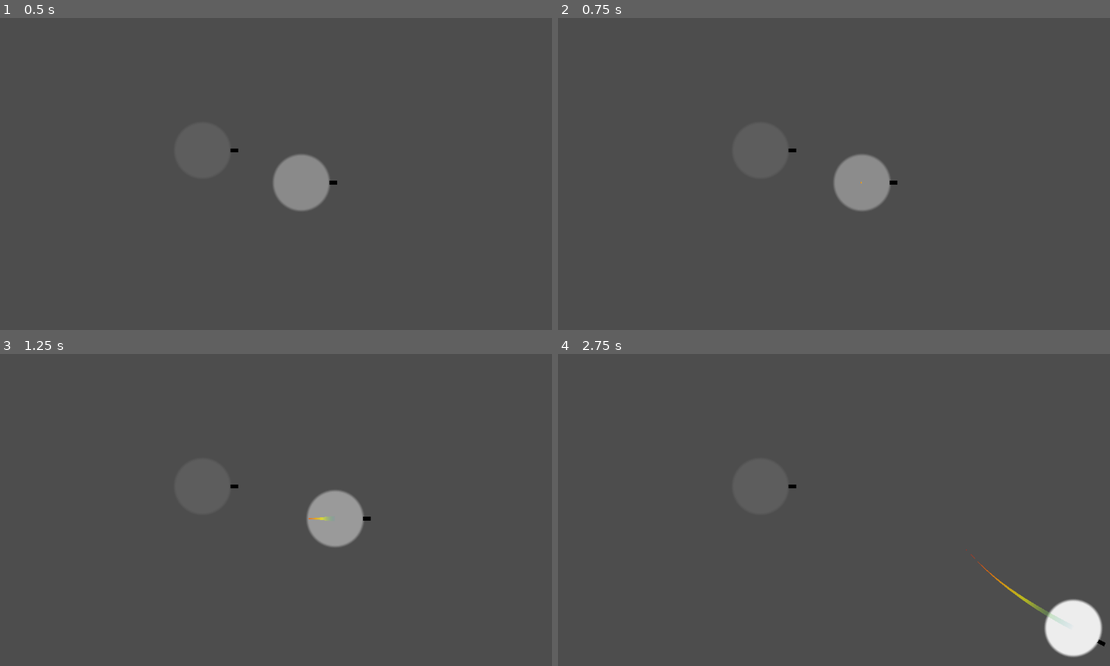
Above: before the commit, frames 1-4 (two rows, left to right).
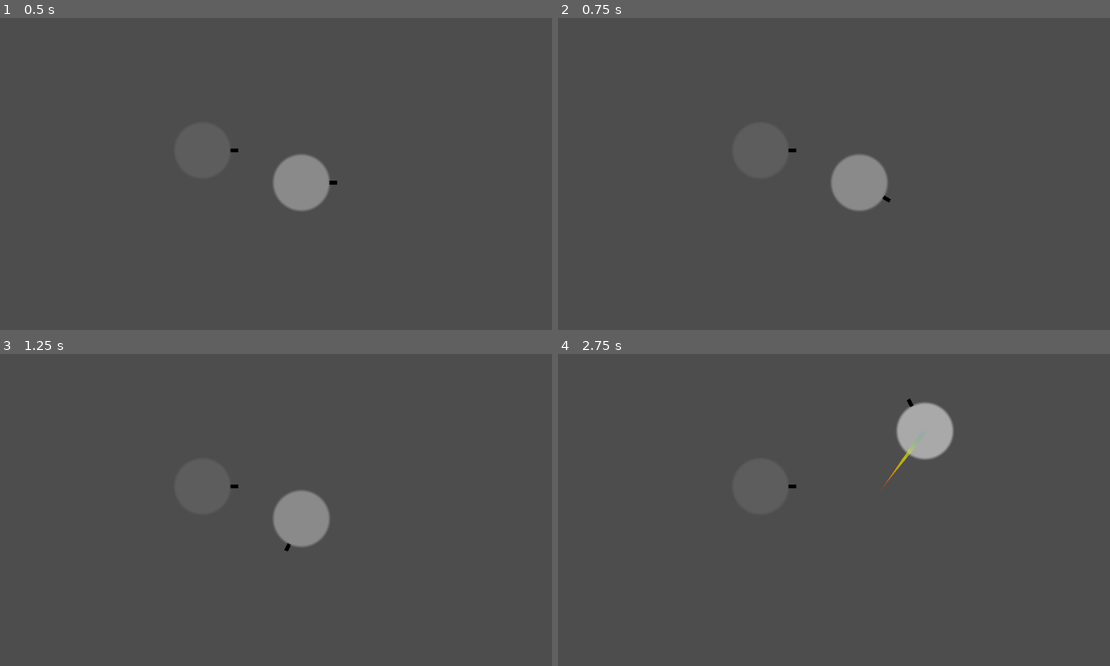
Above: after the commit, the same moments.

Repository: Samuel999785/proyecto-para-aprender-godot
Game: Godot game, scene res://scenes/juego.tscn
Same seed, same stepped clock (60 frames per second), same inputs: the game is played once before the commit and once after it.
Inputs:
- Up to frame 1 (0.5 s): no input
- Up to frame 2 (0.75 s): tap Enter at 0.5 s; hold D (move_right) from 0.53 s (still down)
- Up to frame 3 (1.25 s): keep holding D (move_right)
- Up to frame 4 (2.75 s): release D (move_right) at 1.28 s; hold S (move_down) 1.28-2.03 s; hold D (move_right) from 2.03 s (still down)

Frame 1 is identical in both runs. In frame 2, 0.2% of the frame differs, in the area x 49-62%, y 44-62%; in frame 3, 2.2%; in frame 4, 3.3%, in the area x 57-100%, y 14-98%.

Commit message:
control de giro intuitivo

Diff:
--- a/scenes/pelota.gd
+++ b/scenes/pelota.gd
@@ -2,6 +2,7 @@
 
 # Fuerza de movimiento
 @export var fuerza: float = 500.0
+@export var velocidad_giro: float = 3.0  # Ajusta este valor si gira muy rápido o muy lento
 
 # Nombres de las acciones en el Input Map
 @export var accion_arriba: String = "move_up"
@@ -31,27 +32,28 @@
 		linea_rastro.top_level = true
 		linea_rastro.clear_points()
 
-func _physics_process(_delta):
-	# --- MOVIMIENTO ---
-	var direccion = Vector2.ZERO
+func _physics_process(delta):
+	# --- 1. ROTACIÓN (Usando velocidad angular para la física) ---
+	var rotacion_input = 0.0
+	if Input.is_action_pressed(accion_derecha):
+		rotacion_input += 1.0
+	if Input.is_action_pressed(accion_izquierda):
+		rotacion_input -= 1.0
 
-	if Input.is_action_pressed(accion_derecha):
-		direccion.x += 1
-	if Input.is_action_pressed(accion_izquierda):
-		direccion.x -= 1
+	# Aplicamos velocidad angular directamente (en radianes por segundo)
+	# Esto permite que la física mantenga el ángulo actual cuando sueltas el botón
+	angular_velocity = rotacion_input * velocidad_giro
+
+	# --- 2. AVANCE Y RETROCESO ---
+	var avance_input = 0.0
+	if Input.is_action_pressed(accion_arriba):
+		avance_input += 1.0
 	if Input.is_action_pressed(accion_abajo):
-		direccion.y += 1
-	if Input.is_action_pressed(accion_arriba):
-		direccion.y -= 1
+		avance_input -= 1.0
 
-	direccion = direccion.normalized()
-	apply_force(direccion * fuerza)
-
-	# --- ROTACIÓN SEGÚN EL VECTOR DE DESPLAZAMIENTO REAL ---
-	# Comprobamos si la pelota se está moviendo realmente en el espacio (velocidad > 10)
-	# para evitar que gire por imprecisiones decimales cuando está casi quieta.
-	if linear_velocity.length() > 10.0:
-		rotation = linear_velocity.angle()
+	# Usamos transform.x (el vector que apunta hacia adelante)
+	var direccion_avance = transform.x * avance_input
+	apply_force(direccion_avance * fuerza)
 
 	# --- ACTUALIZAR COLOR ---
 	actualizar_color_por_posicion()
Not shown, added: .gitattributes
Not shown, added: .gitignore
